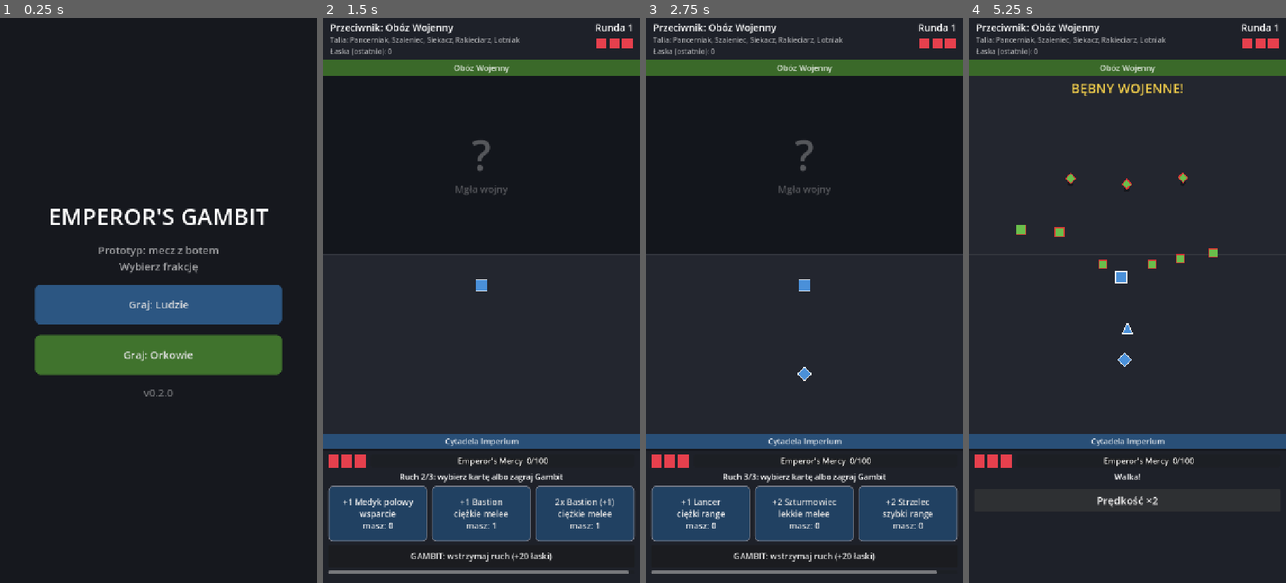
Above: before the commit, frames 1-4 (left to right).
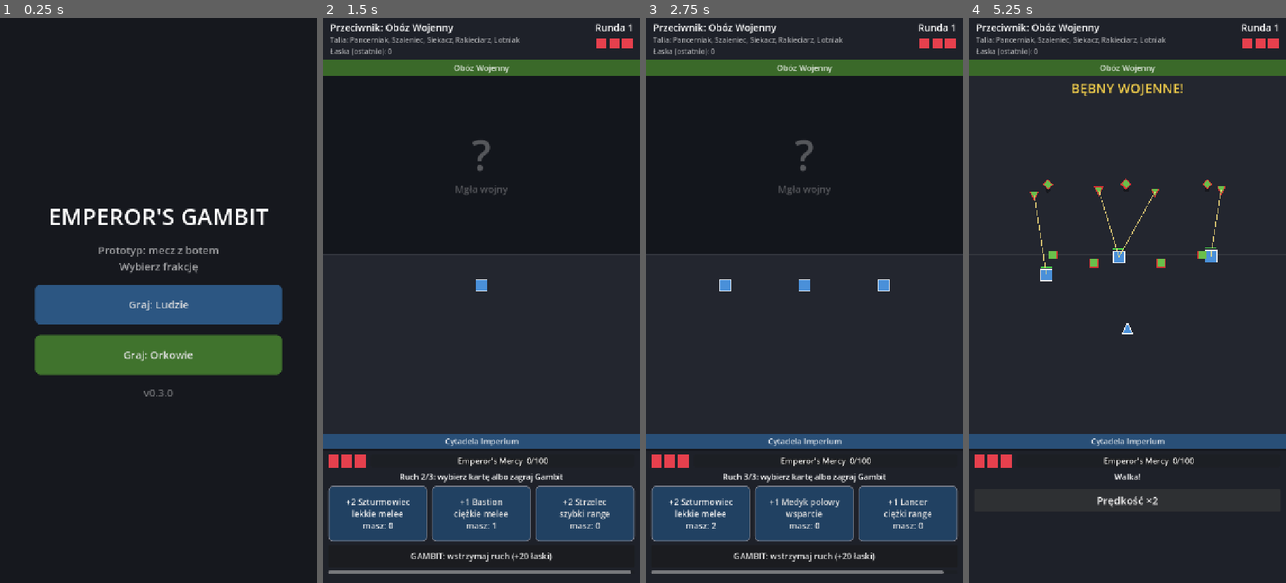
Above: after the commit, the same moments.

Repository: Maassiww/emperors-gambit-v0.6
Game: Godot game, scene res://scenes/main.tscn
The game is run twice, just before and just after one commit, with the same random seed, the same clock (stepped at 60 frames per second) and the same inputs.
Inputs (mouse positions are in pixels of both pictures, inside the frame that each line leads up to):
- Up to frame 1 (0.25 s): no input
- Up to frame 2 (1.5 s): click "Graj: Ludzie" at 0.5 s; click "+1 Bastion ciężkie melee masz…" at 1.25 s
- Up to frame 3 (2.75 s): click (699, 515) at 2 s, where only the run before the commit has a clickable "+1 Medyk polowy wsparcie masz…"
- Up to frame 4 (5.25 s): click "+1 Lancer ciężki range masz: 0" at 2.75 s; tap Enter at 4.25 s; click "Prędkość ×1" at 5 s

The runs differ from the first frame. In frame 1, less than 0.1% of the frame differs, in the area x 50-52%, y 66-67%; in frame 2, 0.6%; in frame 3, 1.1%; in frame 4, 1.2%, in the area x 14-81%, y 27-62%.

Commit message:
v0.3: stałe karty, łaska z podświetleniem, walka do eliminacji
- draft: ręka = 3 losowe karty z decku, każda karta zawsze daje te same
  jednostki; usunięta opcja 2x
- łaska kumuluje się między rundami; szansa na podświetlenie karty =
  łaska%; podświetlona karta daje x2 jednostki za 50 łaski; przy 100
  łaski może wypaść złota ewolucja (zużywa całą łaskę)
- walka kończy się dopiero po eliminacji: po 20 s dogrywka (+25%
  obrażeń/s), pat bez możliwych obrażeń rozstrzyga HP armii
- 15 s na ruch, wyrównana siła kart, nowe testy (25)

Co-Authored-By: Claude Opus 5.5 <noreply@anthropic.com>

Diff:
--- a/game/core/battle_sim.gd
+++ b/game/core/battle_sim.gd
@@ -56,6 +56,7 @@
 var _bases: Array[BaseData] = []
 var _rng: RandomNumberGenerator
 var _max_ticks: int
+var _overtime_tick: int
 var _ability_used: Array[bool] = [false, false]
 var _ability_until: Array[int] = [0, 0]
 
@@ -65,6 +66,7 @@
 	_bases = bases
 	_rng = rng
 	_max_ticks = int(cfg.battle_max_seconds * cfg.ticks_per_second)
+	_overtime_tick = int(cfg.overtime_after_seconds * cfg.ticks_per_second)
 	for owner in 2:
 		_spawn(owner, armies[owner])
 		result.hp_start[owner] = _hp_total(owner)
@@ -108,6 +110,13 @@
 		if u.alive and u.owner == owner:
 			n += 1
 	return n
+
+
+## 100 normally; grows every second after overtime starts.
+func overtime_pct() -> int:
+	if tick <= _overtime_tick:
+		return 100
+	return 100 + (tick - _overtime_tick) * _cfg.overtime_damage_pct_per_second / _cfg.ticks_per_second
 
 
 func ability_active(owner: int) -> bool:
@@ -256,6 +265,7 @@
 
 func _damage_after_armor(u: SimUnit, t: SimUnit) -> int:
 	var dmg := u.damage * (100 + u.rage * _bases[u.owner].rage_pct_per_stack) / 100
+	dmg = dmg * overtime_pct() / 100
 	if u.data.armor_pierce:
 		return dmg
 	return maxi(dmg - t.armor, maxi(1, dmg / 5))
@@ -359,7 +369,7 @@
 func _check_end() -> void:
 	var a0 := alive_count(0)
 	var a1 := alive_count(1)
-	if a0 > 0 and a1 > 0 and tick < _max_ticks:
+	if a0 > 0 and a1 > 0 and tick < _max_ticks and _anyone_can_attack():
 		return
 	finished = true
 	result.ticks = tick
@@ -380,6 +390,17 @@
 		result.winner = _rng.randi_range(0, 1)
 
 
+## False when no living unit can damage any enemy (e.g. only healers left, or melee vs flyers only).
+func _anyone_can_attack() -> bool:
+	for u in units:
+		if not u.alive or u.data.is_healer():
+			continue
+		for e in units:
+			if e.alive and e.owner != u.owner and (u.data.can_hit_air() or not e.data.is_flying()):
+				return true
+	return false
+
+
 # --- helpers -----------------------------------------------------------------
 
 func _hp_total(owner: int) -> int:
--- a/game/core/draft_offer.gd
+++ b/game/core/draft_offer.gd
@@ -1,14 +1,15 @@
 class_name DraftOffer
 extends RefCounted
-## One of the options shown during a draft move.
+## One card in the hand for a draft move. A card always gives the same units;
+## favor can bless it (more units) or, at full favor, turn it into an evolution.
 
-enum Kind { ADD, MULTIPLY, EVOLVE }
+enum Kind { ADD, EVOLVE }
 
 var kind: Kind
 var unit_id: StringName
-## Units gained (ADD/MULTIPLY). 0 for EVOLVE.
+## Units gained (ADD). 0 for EVOLVE.
 var amount: int
-## 0 = basic, 1 = boosted, 2 = evolution. Higher tiers cost favor when picked.
+## 0 = normal, 1 = blessed (x units), 2 = evolution. Tiers 1-2 cost favor when played.
 var tier: int
 
 
@@ -20,59 +21,42 @@
 
 
 func apply(army: Army) -> void:
-	match kind:
-		Kind.ADD, Kind.MULTIPLY:
-			army.add(unit_id, amount)
-		Kind.EVOLVE:
-			army.evolve(unit_id)
+	if kind == Kind.EVOLVE:
+		army.evolve(unit_id)
+	else:
+		army.add(unit_id, amount)
+
+
+func favor_cost(cfg: GameConfig) -> int:
+	return [0, cfg.bless_cost, cfg.favor_max][tier]
 
 
 func label() -> String:
 	var unit_name := GameDB.unit(unit_id).display_name
-	match kind:
-		Kind.ADD:
-			return "+%d %s" % [amount, unit_name]
-		Kind.MULTIPLY:
-			return "2x %s (+%d)" % [unit_name, amount]
-		_:
-			return "Ewolucja: %s" % unit_name
+	if kind == Kind.EVOLVE:
+		return "Ewolucja: %s" % unit_name
+	return "+%d %s" % [amount, unit_name]
 
 
 func to_dict() -> Dictionary:
 	return {"kind": kind, "unit": unit_id, "amount": amount, "tier": tier}
 
 
-## Builds the options for one draft move. Higher favor -> better tiers more often.
+## Draws a hand from the deck. Each card may be blessed with chance favor/favor_max.
 static func generate(deck: Array[StringName], army: Army, favor: int, cfg: GameConfig, rng: RandomNumberGenerator) -> Array[DraftOffer]:
+	var pool := deck.duplicate()
+	var hand: Array[StringName] = []
+	while hand.size() < cfg.hand_size and not pool.is_empty():
+		hand.append(pool.pop_at(rng.randi_range(0, pool.size() - 1)))
 	var offers: Array[DraftOffer] = []
-	var used := {}
-	for slot in cfg.offers_per_move:
-		var offer: DraftOffer
-		for attempt in 6:
-			offer = _roll(deck, army, favor, cfg, rng)
-			var key := "%s/%d" % [offer.unit_id, offer.kind]
-			if not used.has(key):
-				used[key] = true
-				break
-		offers.append(offer)
+	for unit_id in hand:
+		var base_amount := GameDB.unit(unit_id).count_per_pick
+		var blessed := favor >= cfg.bless_cost and rng.randf() < float(favor) / cfg.favor_max
+		if blessed and favor >= cfg.favor_max and army.count(unit_id) > 0 \
+				and army.level(unit_id) < cfg.max_level and rng.randf() < cfg.evolution_chance:
+			offers.append(DraftOffer.new(Kind.EVOLVE, unit_id, 0, 2))
+		elif blessed:
+			offers.append(DraftOffer.new(Kind.ADD, unit_id, base_amount * cfg.bless_unit_mult, 1))
+		else:
+			offers.append(DraftOffer.new(Kind.ADD, unit_id, base_amount, 0))
 	return offers
-
-
-static func _roll(deck: Array[StringName], army: Army, favor: int, cfg: GameConfig, rng: RandomNumberGenerator) -> DraftOffer:
-	var unit_id := deck[rng.randi_range(0, deck.size() - 1)]
-	var base_amount := GameDB.unit(unit_id).count_per_pick
-	var tier := 0
-	if rng.randf() < favor * cfg.tier1_chance_per_favor:
-		tier = 1
-		if rng.randf() < (favor - cfg.tier2_favor_threshold) * cfg.tier2_chance_per_favor:
-			tier = 2
-	if tier == 2:
-		if army.count(unit_id) > 0 and army.level(unit_id) < cfg.max_level:
-			return DraftOffer.new(Kind.EVOLVE, unit_id, 0, 2)
-		tier = 1
-	var have := army.count(unit_id)
-	if tier == 0 and have > 0 and rng.randf() < cfg.multiply_offer_chance:
-		var added := mini(have, base_amount * cfg.multiply_cap_picks)
-		return DraftOffer.new(Kind.MULTIPLY, unit_id, added, 0)
-	var amount := base_amount * (cfg.tier1_amount_mult if tier == 1 else 1)
-	return DraftOffer.new(Kind.ADD, unit_id, amount, tier)
--- a/game/core/game_config.gd
+++ b/game/core/game_config.gd
@@ -13,26 +13,24 @@
 ## DRAW_SUDDEN_DEATH only: after this many rounds higher HP wins, equal HP -> sudden death.
 @export var max_rounds: int = 5
 ## Seconds per draft move before the first option is picked automatically.
-@export var move_time_seconds: float = 10.0
+@export var move_time_seconds: float = 15.0
+
+@export_group("Hand")
+## Cards drawn from the deck for each move (all of them if the deck is smaller).
+@export var hand_size: int = 3
 
 @export_group("Favor")
+## Favor carries over between rounds and is spent only by playing a highlighted card.
 @export var favor_max: int = 100
 @export var favor_per_hold: int = 20
 ## Winner gets this scaled by the fraction of army HP that survived.
 @export var favor_win_max: int = 30
 @export var favor_loss: int = 10
-## Chance that an offer is tier 1+ = favor * this (favor 100 -> 80%).
-@export var tier1_chance_per_favor: float = 0.008
-## Chance that a tier 1+ offer becomes tier 2 (evolution) = (favor - threshold) * this.
-@export var tier2_favor_threshold: int = 40
-@export var tier2_chance_per_favor: float = 0.015
-## Favor spent when picking an offer of tier 0 / 1 / 2.
-@export var tier_cost: Array[int] = [0, 15, 30]
-## Tier 1 "+X" offers give this many times the base amount.
-@export var tier1_amount_mult: int = 2
-@export var multiply_offer_chance: float = 0.3
-## "2x" offers add at most this many basic picks worth of units.
-@export var multiply_cap_picks: int = 3
+## Each card in hand is blessed with chance = favor / favor_max (needs favor >= bless_cost).
+@export var bless_cost: int = 50
+@export var bless_unit_mult: int = 2
+## At full favor a blessed card becomes an evolution with this chance (costs all favor).
+@export var evolution_chance: float = 0.5
 
 @export_group("Evolution")
 @export var evolution_bonus_pct: int = 25
@@ -40,7 +38,11 @@
 
 @export_group("Battle")
 @export var ticks_per_second: int = 20
-@export var battle_max_seconds: float = 20.0
+## After this, overtime: all damage grows every second so the battle always ends.
+@export var overtime_after_seconds: float = 20.0
+@export var overtime_damage_pct_per_second: int = 25
+## Safety cap; reached only if healing outpaces overtime. Decided by army HP.
+@export var battle_max_seconds: float = 90.0
 @export var arena_width: int = 720
 @export var arena_height: int = 880
 ## Distance of each row from the center line, px: melee, ranged, special.
--- a/game/core/match.gd
+++ b/game/core/match.gd
@@ -72,7 +72,7 @@
 	elif choice >= 0 and choice < ps.offers.size():
 		var offer := ps.offers[choice]
 		offer.apply(ps.army)
-		ps.favor = maxi(0, ps.favor - cfg.tier_cost[offer.tier])
+		ps.favor = maxi(0, ps.favor - offer.favor_cost(cfg))
 		ps.picks_this_round.append(offer.label())
 	else:
 		return false
--- a/game/data/units/bastion.tres
+++ b/game/data/units/bastion.tres
@@ -12,7 +12,7 @@
 count_per_pick = 1
 hp = 420
 armor = 8
-damage = 30
+damage = 36
 attack_interval = 1.0
 attack_range = 30
 speed = 35
--- a/game/data/units/lancer.tres
+++ b/game/data/units/lancer.tres
@@ -12,7 +12,7 @@
 count_per_pick = 1
 hp = 160
 armor = 3
-damage = 90
+damage = 110
 attack_interval = 2.0
 attack_range = 280
 speed = 40
--- a/game/data/units/medyk.tres
+++ b/game/data/units/medyk.tres
@@ -10,9 +10,9 @@
 unit_class = 2
 role = 5
 count_per_pick = 1
-hp = 150
+hp = 180
 armor = 2
-damage = 25
+damage = 30
 attack_interval = 1.0
 attack_range = 160
 speed = 45
--- a/game/data/units/pancerniak.tres
+++ b/game/data/units/pancerniak.tres
@@ -10,9 +10,9 @@
 unit_class = 0
 role = 0
 count_per_pick = 2
-hp = 260
+hp = 230
 armor = 5
-damage = 22
+damage = 26
 attack_interval = 1.1
 attack_range = 30
 speed = 35
--- a/game/data/units/rakieciarz.tres
+++ b/game/data/units/rakieciarz.tres
@@ -12,7 +12,7 @@
 count_per_pick = 2
 hp = 70
 armor = 1
-damage = 45
+damage = 55
 attack_interval = 2.2
 attack_range = 260
 speed = 40
--- a/game/data/units/strzelec.tres
+++ b/game/data/units/strzelec.tres
@@ -12,7 +12,7 @@
 count_per_pick = 2
 hp = 140
 armor = 3
-damage = 9
+damage = 8
 attack_interval = 0.25
 attack_range = 220
 speed = 45
--- a/game/data/units/szaleniec.tres
+++ b/game/data/units/szaleniec.tres
@@ -10,7 +10,7 @@
 unit_class = 0
 role = 1
 count_per_pick = 5
-hp = 70
+hp = 85
 armor = 0
 damage = 14
 attack_interval = 0.6
--- a/game/data/units/szturmowiec.tres
+++ b/game/data/units/szturmowiec.tres
@@ -10,7 +10,7 @@
 unit_class = 0
 role = 1
 count_per_pick = 2
-hp = 180
+hp = 160
 armor = 3
 damage = 30
 attack_interval = 0.8
--- a/game/project.godot
+++ b/game/project.godot
@@ -5,7 +5,7 @@
 [application]
 
 config/name="Emperor's Gambit"
-config/version="0.2.0"
+config/version="0.3.0"
 config/icon="res://icon.svg"
 run/main_scene="res://scenes/main.tscn"
 config/features=PackedStringArray("4.7", "GL Compatibility")
--- a/game/scenes/match_screen.gd
+++ b/game/scenes/match_screen.gd
@@ -151,6 +151,9 @@
 func _process(delta: float) -> void:
 	match state:
 		State.DRAFT:
+			var pulse := 0.75 + 0.25 * sin(Time.get_ticks_msec() / 150.0)
+			for b in _cards:
+				b.self_modulate = Color(pulse + 0.25, pulse + 0.25, pulse, 1) if b.has_meta("blessed") else Color.WHITE
 			_timer -= delta
 			_timer_bar.value = _timer / cfg.move_time_seconds * 100.0
 			if _timer <= 0.0:
@@ -167,6 +170,8 @@
 				arena.after_step()
 				_tick_acc -= 1.0
 			arena.interp = clampf(_tick_acc, 0.0, 1.0)
+			if sim.overtime_pct() > 100:
+				_status.text = "DOGRYWKA! Obrażenia +%d%%" % (sim.overtime_pct() - 100)
 			if sim.finished:
 				arena.interp = 1.0
 				_end_battle()
@@ -198,6 +203,7 @@
 	_set_pips(_my_hp, view.me.hp)
 	_favor_bar.value = view.me.favor
 	_favor_label.text = "%s  %d/%d" % [GameDB.faction(game.players[0].base.faction).favor_name, view.me.favor, cfg.favor_max]
+	_favor_bar.modulate = Color(1.3, 1.2, 0.8) if view.me.favor >= cfg.bless_cost else Color.WHITE
 	if state == State.DRAFT:
 		_status.text = "Ruch %d/%d: wybierz kartę albo zagraj Gambit" % [cfg.moves_per_round - view.me.moves_left + 1, cfg.moves_per_round]
 
@@ -213,7 +219,7 @@
 			continue
 		var o: DraftOffer = offers[i]
 		var u := GameDB.unit(o.unit_id)
-		var tier_text: String = ["", "★ WZMOCNIONE\n", "★★ EWOLUCJA\n"][o.tier]
+		var tier_text: String = ["", "★ ŁASKA −%d\n" % cfg.bless_cost, "★★ EWOLUCJA −%d\n" % cfg.favor_max][o.tier]
 		b.text = "%s%s\n%s\nmasz: %d" % [tier_text, o.label(), ROLE_NAMES[u.role], army.count(o.unit_id)]
 		var style := StyleBoxFlat.new()
 		style.bg_color = GameDB.faction(u.faction).color.darkened(0.55)
@@ -222,6 +228,10 @@
 		style.set_corner_radius_all(10)
 		for s in ["normal", "hover", "pressed", "focus"]:
 			b.add_theme_stylebox_override(s, style)
+		if o.tier > 0:
+			b.set_meta("blessed", true)
+		else:
+			b.remove_meta("blessed")
 
 
 func _set_cards_visible(v: bool) -> void:
--- a/game/tests/unit/test_battle.gd
+++ b/game/tests/unit/test_battle.gd
@@ -56,7 +56,7 @@
 
 func test_pierce_ignores_armor() -> void:
 	var sim := _sim({&"lancer": 1}, {&"pancerniak": 1}, 1, [&"war_camp", &"war_camp"])
-	assert_eq(sim._damage_after_armor(sim.units[0], sim.units[1]), 90)
+	assert_eq(sim._damage_after_armor(sim.units[0], sim.units[1]), GameDB.unit(&"lancer").damage)
 
 
 func test_citadel_armor_only_for_humans() -> void:
@@ -68,6 +68,21 @@
 			assert_eq(u.armor, 5, "ork armor under human base")
 
 
-func test_battle_ends_within_time_limit() -> void:
-	var r := _sim({&"medyk": 1}, {&"medyk": 1}).run()
-	assert_true(r.ticks <= int(GameDB.config.battle_max_seconds * GameDB.config.ticks_per_second), "timeout")
+func test_healers_only_end_immediately_by_hp() -> void:
+	var r := _sim({&"medyk": 2}, {&"medyk": 1}).run()
+	assert_eq(r.ticks, 1, "stalemate not detected")
+	assert_eq(r.outcome, BattleSim.Outcome.HP)
+	assert_eq(r.winner, 0)
+
+
+func test_battle_ends_by_elimination() -> void:
+	# Before overtime existed this matchup could time out; now someone must die.
+	var r := _sim({&"bastion": 3, &"medyk": 2}, {&"pancerniak": 4}).run()
+	assert_eq(r.outcome, BattleSim.Outcome.ELIMINATION)
+
+
+func test_overtime_raises_damage() -> void:
+	var sim := _sim({&"bastion": 1}, {&"pancerniak": 1})
+	assert_eq(sim.overtime_pct(), 100)
+	sim.tick = int((GameDB.config.overtime_after_seconds + 2.0) * GameDB.config.ticks_per_second)
+	assert_eq(sim.overtime_pct(), 100 + 2 * GameDB.config.overtime_damage_pct_per_second)
--- a/game/tests/unit/test_draft.gd
+++ b/game/tests/unit/test_draft.gd
@@ -1,6 +1,6 @@
 extends TestCase
 
-var deck: Array[StringName] = [&"bastion", &"strzelec", &"siekacz"]
+var deck: Array[StringName] = [&"bastion", &"strzelec", &"siekacz", &"lancer", &"szaleniec"]
 
 
 func _rng(s: int) -> RandomNumberGenerator:
@@ -9,50 +9,66 @@
 	return r
 
 
-func test_offer_count() -> void:
+func test_hand_is_distinct_cards_from_deck() -> void:
 	GameDB.ensure_loaded()
-	var offers := DraftOffer.generate(deck, Army.new(), 0, GameDB.config, _rng(1))
-	assert_eq(offers.size(), GameDB.config.offers_per_move)
+	var rng := _rng(1)
+	for i in 100:
+		var offers := DraftOffer.generate(deck, Army.new(), 0, GameDB.config, rng)
+		assert_eq(offers.size(), GameDB.config.hand_size)
+		var seen := {}
+		for o in offers:
+			assert_true(o.unit_id in deck, "card outside deck")
+			assert_true(not seen.has(o.unit_id), "duplicate card in hand")
+			seen[o.unit_id] = true
 
 
-func test_zero_favor_only_basic() -> void:
+func test_small_deck_shows_all_cards() -> void:
 	GameDB.ensure_loaded()
-	var rng := _rng(2)
-	for i in 200:
-		for o in DraftOffer.generate(deck, Army.new(), 0, GameDB.config, rng):
-			assert_eq(o.tier, 0, "tier at favor 0")
-			assert_eq(o.kind, DraftOffer.Kind.ADD, "only ADD with empty army")
+	var small: Array[StringName] = [&"bastion", &"strzelec"]
+	assert_eq(DraftOffer.generate(small, Army.new(), 0, GameDB.config, _rng(2)).size(), 2)
 
 
-func test_high_favor_gives_upgrades() -> void:
+func test_card_value_is_fixed() -> void:
+	GameDB.ensure_loaded()
+	var army := Army.new()
+	army.add(&"siekacz", 40)
+	var rng := _rng(3)
+	for i in 100:
+		for o in DraftOffer.generate(deck, army, 0, GameDB.config, rng):
+			assert_eq(o.amount, GameDB.unit(o.unit_id).count_per_pick, "card amount changed")
+
+
+func test_no_blessing_below_cost() -> void:
+	GameDB.ensure_loaded()
+	var rng := _rng(4)
+	for i in 200:
+		for o in DraftOffer.generate(deck, Army.new(), GameDB.config.bless_cost - 1, GameDB.config, rng):
+			assert_eq(o.tier, 0, "blessed below cost")
+
+
+func test_blessing_doubles_units() -> void:
+	GameDB.ensure_loaded()
+	var rng := _rng(5)
+	var blessed := 0
+	for i in 100:
+		for o in DraftOffer.generate(deck, Army.new(), 80, GameDB.config, rng):
+			if o.tier == 1:
+				blessed += 1
+				assert_eq(o.amount, GameDB.unit(o.unit_id).count_per_pick * GameDB.config.bless_unit_mult)
+	assert_true(blessed > 0, "no blessed cards at favor 80")
+
+
+func test_evolution_only_at_full_favor() -> void:
 	GameDB.ensure_loaded()
 	var army := Army.new()
 	for id in deck:
 		army.add(id, 3)
-	var rng := _rng(3)
-	var tiers := [0, 0, 0]
-	for i in 300:
-		for o in DraftOffer.generate(deck, army, 100, GameDB.config, rng):
-			tiers[o.tier] += 1
-	assert_true(tiers[1] > 0, "no tier 1 at favor 100")
-	assert_true(tiers[2] > 0, "no evolutions at favor 100")
-
-
-func test_offers_only_from_deck() -> void:
-	GameDB.ensure_loaded()
-	var rng := _rng(4)
-	for i in 100:
-		for o in DraftOffer.generate(deck, Army.new(), 60, GameDB.config, rng):
-			assert_true(o.unit_id in deck, "offer outside deck: %s" % o.unit_id)
-
-
-func test_multiply_capped() -> void:
-	GameDB.ensure_loaded()
-	var army := Army.new()
-	army.add(&"siekacz", 100)
-	var rng := _rng(5)
-	var cap := GameDB.unit(&"siekacz").count_per_pick * GameDB.config.multiply_cap_picks
+	var rng := _rng(6)
+	var evolutions := 0
 	for i in 200:
-		for o in DraftOffer.generate([&"siekacz"] as Array[StringName], army, 0, GameDB.config, rng):
-			if o.kind == DraftOffer.Kind.MULTIPLY:
-				assert_true(o.amount <= cap, "multiply over cap")
+		for o in DraftOffer.generate(deck, army, 99, GameDB.config, rng):
+			assert_true(o.tier < 2, "evolution below full favor")
+		for o in DraftOffer.generate(deck, army, GameDB.config.favor_max, GameDB.config, rng):
+			if o.tier == 2:
+				evolutions += 1
+	assert_true(evolutions > 0, "no evolutions at full favor")
--- a/game/tests/unit/test_match.gd
+++ b/game/tests/unit/test_match.gd
@@ -92,3 +92,23 @@
 			m.play_battle()
 		logs.append(str(m.history))
 	assert_eq(logs[0], logs[1], "same seed, different match")
+
+
+func test_favor_persists_between_rounds() -> void:
+	var m := Match.new(decks, bases, 6)
+	for i in m.cfg.moves_per_round:
+		m.submit(0, Match.HOLD)
+		m.submit(1, 0)
+	var before := m.players[0].favor
+	m.play_battle()
+	assert_true(m.players[0].favor >= before, "favor reset after round")
+
+
+func test_blessed_card_spends_favor() -> void:
+	var m := Match.new(decks, bases, 7)
+	var ps := m.players[0]
+	ps.favor = 80
+	ps.offers = [DraftOffer.new(DraftOffer.Kind.ADD, &"strzelec", 4, 1)] as Array[DraftOffer]
+	m.submit(0, 0)
+	assert_eq(ps.favor, 80 - m.cfg.bless_cost)
+	assert_eq(ps.army.count(&"strzelec"), 4)
Not shown, changed: game/export_presets.cfg
Not shown, added: game/tests/shot_match.gd.uid
